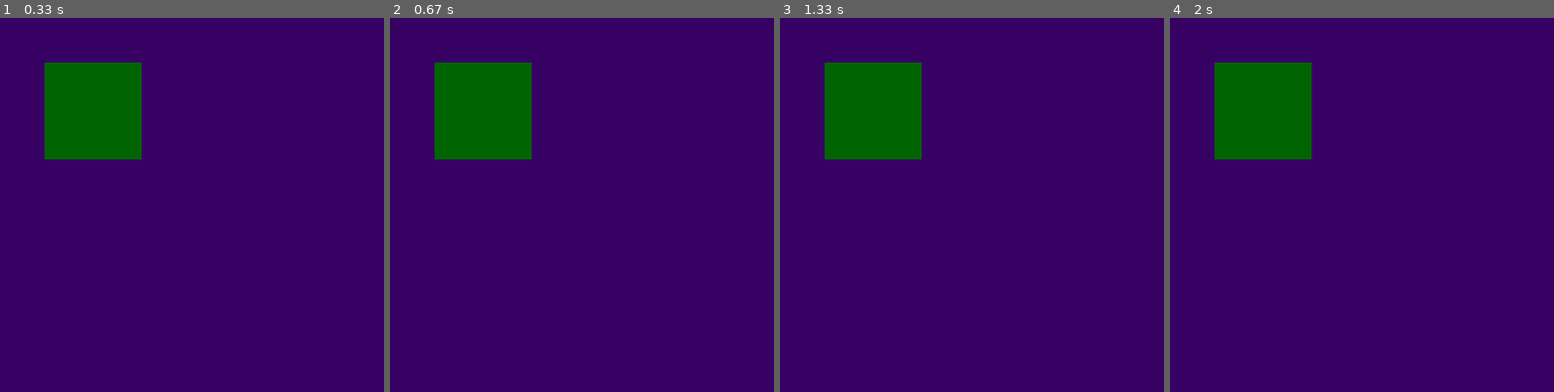
Above: before the commit, frames 1-4 (left to right).
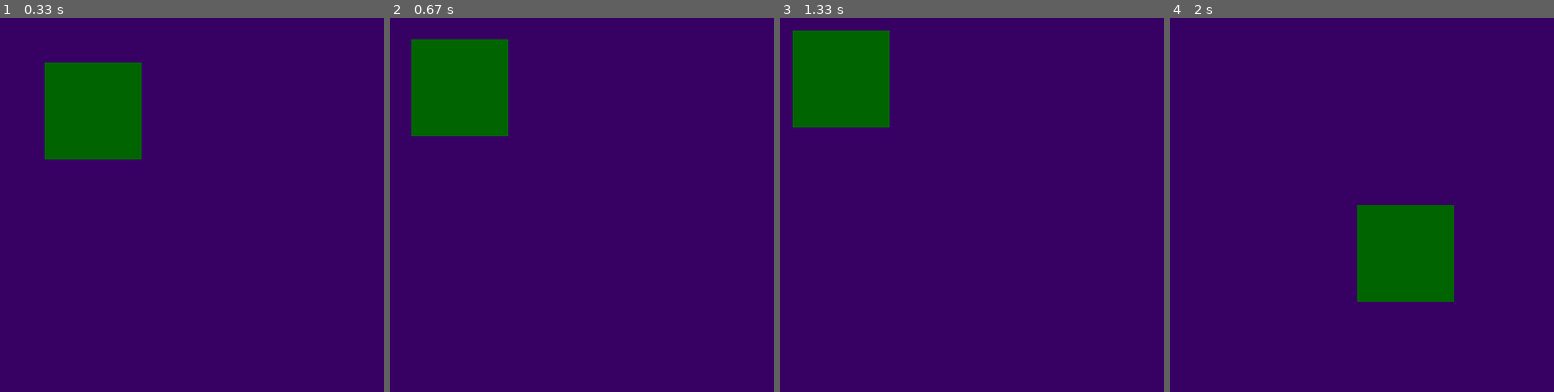
Above: after the commit, the same moments.

Repository: mishef10/PyGame_Efanov
Game: pygame game, started from Bars2.py
Same seed, same stepped clock (60 frames per second), same inputs: the game is played once before the commit and once after it.
Inputs (mouse positions are in pixels of both pictures, inside the frame that each line leads up to):
- Up to frame 1 (0.33 s): no input
- Up to frame 2 (0.67 s): press the mouse at (482, 111) at 0.37 s; move the mouse to (470, 126) at 0.47 s; release the mouse at (459, 141) at 0.6 s
- Up to frame 3 (1.33 s): click (849, 291) at 0.72 s; click (841, 59) at 1.05 s
- Up to frame 4 (2 s): click (1385, 107) at 1.38 s; click (1404, 171) at 1.72 s

Frame 1 is identical in both runs. In frame 2, 5.5% of the frame differs, in the area x 5-37%, y 5-38%; in frame 3, 7.2%; in frame 4, 13%, in the area x 11-74%, y 11-76%.

Commit message:
! Делаю Задание 4

Diff:
--- a/Bars2.py
+++ b/Bars2.py
@@ -11,27 +11,35 @@
         self.rect = self.image.get_rect()
         self.rect.x = coords[0]
         self.rect.y = coords[1]
+        self.drag = False
 
     def draw(self):
         pygame.draw.rect(self.image, self.color, ((0,0),(self.width,self.height)))
 
     def events(self, event):
         if event.type == pygame.MOUSEBUTTONDOWN:
+            if event.button == 1:
+                # flag=True
+                if self.collidePoint(event.pos[0], event.pos[1]) == True:
+                    self.drag = True
+                    print("Flag True")
+        if event.type==pygame.MOUSEMOTION:
+            if self.drag==True:
+                self.moveON(event.rel[0],event.rel[0])
 
-            if event.button == 1:
-                self.collidePoint(event.pos[0], event.pos[1])
-                # self.moveON(self.x,self.y)
 
-    #111
     def collidePoint(self,mouse_x, mouse_y):
         if self.x<mouse_x<self.x+self.width and self.y<mouse_y<self.y+self.height:
+            flag2=True
             print("True")
+            return True
         else:
             print("False")
+            return False
 
-    # def moveON(self,x,y):
-    #                 self.x=x+e.rel[0]
-    #                 self.y=y+e.rel[1]
+    def moveON(self,move_x,move_y):
+        self.rect.x+=move_x
+        self.rect.y+=move_y
 
     def render(self,screen):
         screen.blit(self.image,self.rect)
@@ -51,6 +59,8 @@
             x=1
         if e.type == pygame.MOUSEBUTTONDOWN:
             block1.events(e)
+        elif e.type == pygame.MOUSEMOTION:
+            block1.events(e)
 
     display.fill((55,00,99))
     block1.render(display)
